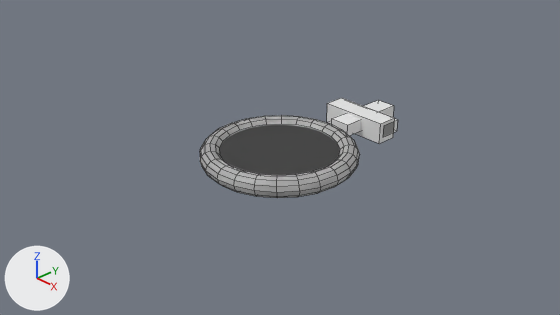
An edit to the Blender file Blender/Pickup.blend, drawn before and after from the same camera.
Rendered twice from the file's camera 'Camera'. Every picture has the same lights, and +X, +Y and +Z are marked at lower left. Mesh edges are drawn as thin lines. The same objects are shown in both versions, whatever each file hides.

The first picture shows 'Time minus', 'Time plus'.
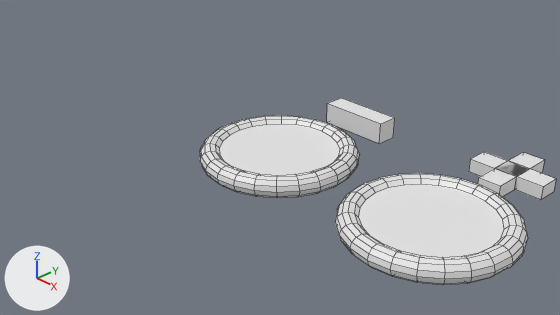
Location of each change, (x1, y1, x2, y2) in pixels of the pictures (560 x 315 px):
'Time plus', moved
    before: (200, 100, 397, 198)
    after: (335, 152, 556, 285)
'Time minus', unchanged, uncovered by the edit
    before: (327, 98, 395, 144)
    after: (200, 98, 395, 198)

Diff of the bpy script that builds the scene:
```diff
--- a/Blender/Pickup.blend.py
+++ b/Blender/Pickup.blend.py
@@ ob_time_plus @@
 ob_time_plus = bpy.data.objects.new('Time plus', me_torus_001)
-ob_time_plus.location = (0.0, 0.0, 0.0)
+ob_time_plus.location = (2.681, 0.0, 0.0)
```
